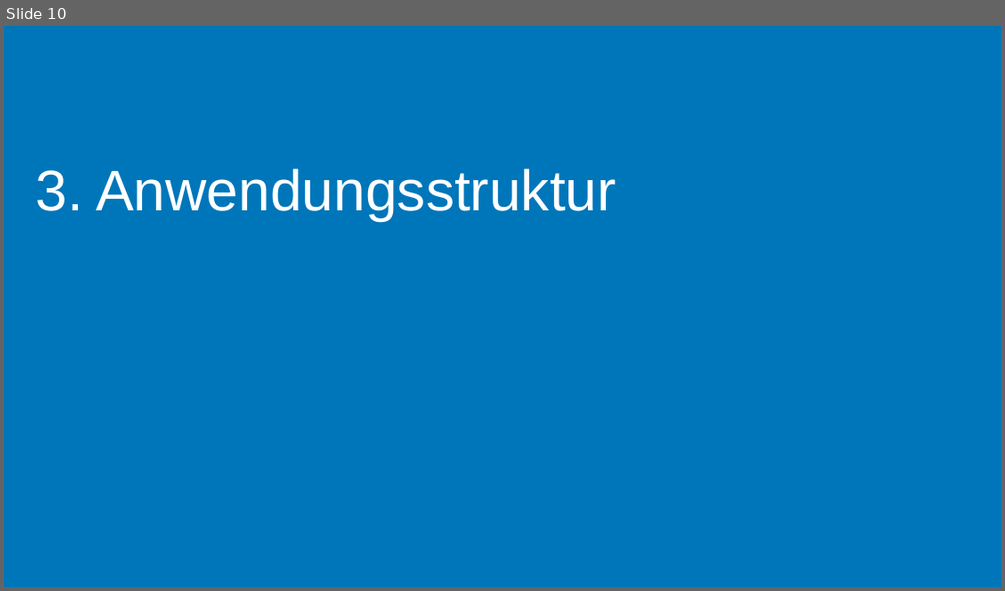
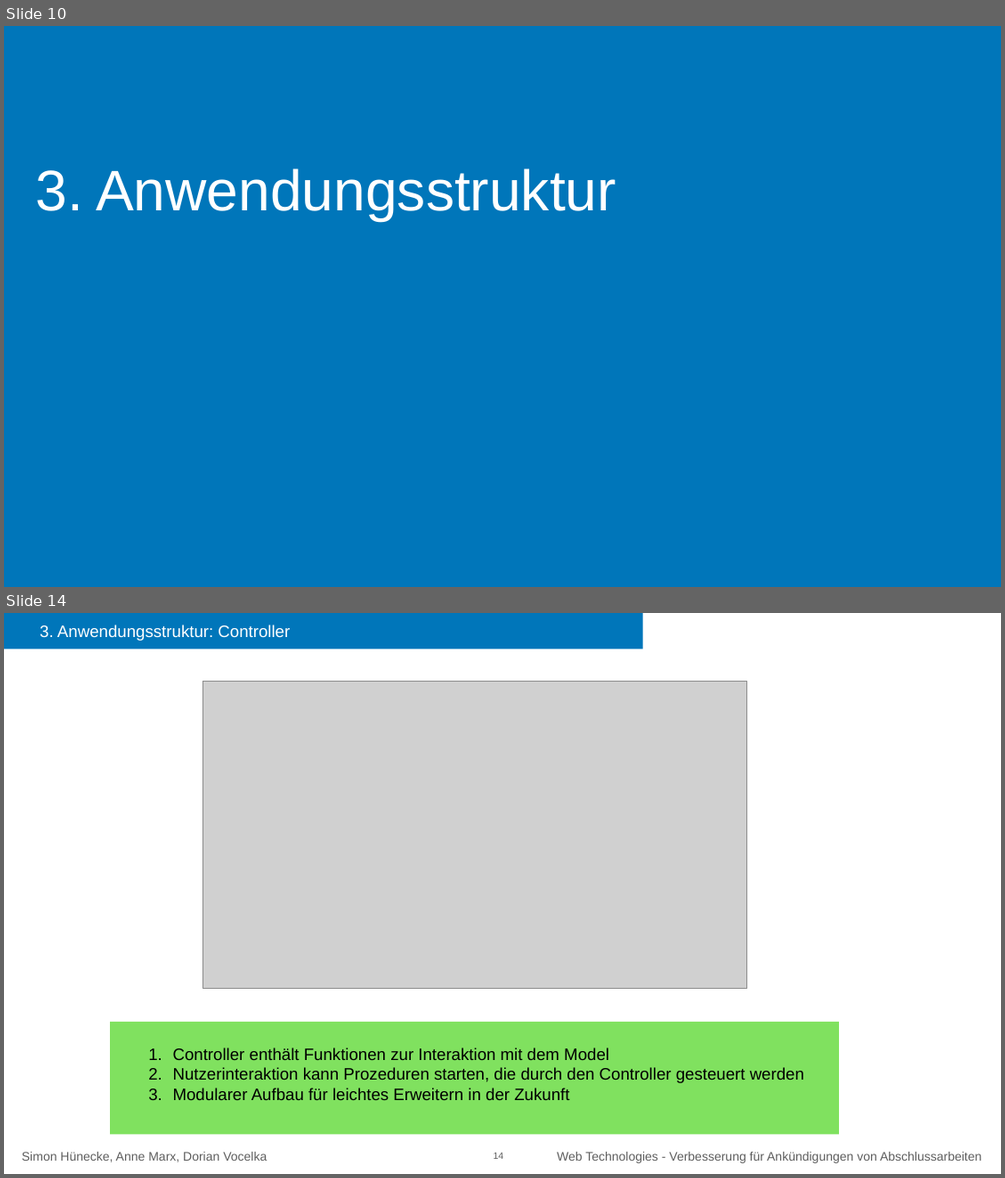
Before and after one commit to annenotarobot/WebTech-Assignemnt-3, a slide deck: documentation/Präsentationsfolien Assignement 2.pptx. Shown one above the other, each under a label of ours: slide 10 before the commit, slides 10 and 14 after it; the slides between them are not shown. The pictures are 1005x591 and 1005x1178 pixels, drawn with LibreOffice and Linux fonts; fonts in the diff are those of the drawing; grey boxes stand for pictures. Boxes give left, top, right and bottom in pixels: in the first picture for what was removed or moved away, otherwise in the second. Text is boxed around its words. In the diff, an @@ line names an element or a change of style, - is before the commit and + after.

```diff
--- a/documentation/Präsentationsfolien Assignement 2.pptx
+++ b/documentation/Präsentationsfolien Assignement 2.pptx
@@ slide 14 added at <box>4,613,1001,1174</box>, background #FFFFFF @@
@@ rectangle added at <box>4,613,642,649</box>, fill #0076BA, 32 pt, text #FFFFFF @@
+3. Anwendungsstruktur: Controller
@@ picture added at <box>202,681,746,988</box> @@
@@ rectangle added at <box>110,1022,839,1134</box>, fill #80E15F, 32 pt, text #000000 @@
+  1. Controller enthält Funktionen zur Interaktion mit dem Model
+  2. Nutzerinteraktion kann Prozeduren starten, die durch den Controller gesteuert werden
+  3. Modularer Aufbau für leichtes Erweitern in der Zukunft
@@ text added at <box>22,1151,267,1162</box>, 24 pt, text #5E5E5E @@
+Simon Hünecke, Anne Marx, Dorian Vocelka
@@ page number added at <box>494,1152,504,1159</box>, 18 pt, text #5E5E5E @@
+14
@@ text added at <box>557,1151,981,1163</box>, 24 pt, text #5E5E5E @@
+Web Technologies - Verbesserung für Ankündigungen von Abschlussarbeiten
```
Also in this commit, not shown: 3 other slides added.
